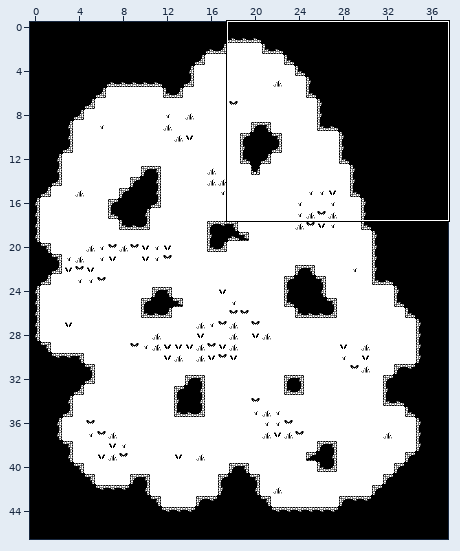
An edit to a level. LDtk project, src/Resources/Levels/world.ldtk. Above: a wide view before the commit, with the close-up outlined.
Close-up. As it was:
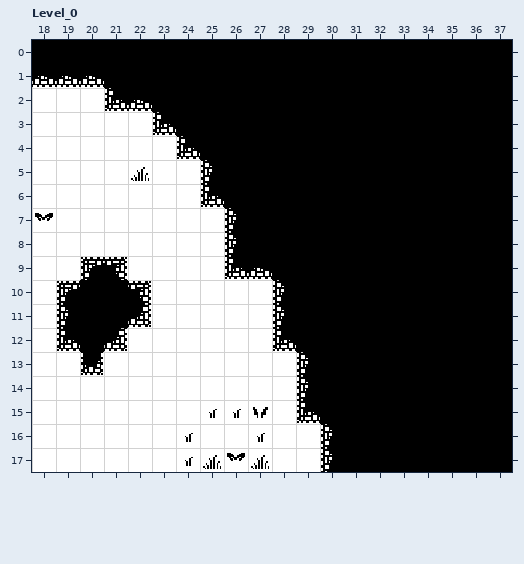
Cells are 16x16 px. Shown: Level_0 x 18..37, y 0..17. The commit also changed other parts of the map, which this record leaves out.
The same view after the edit:
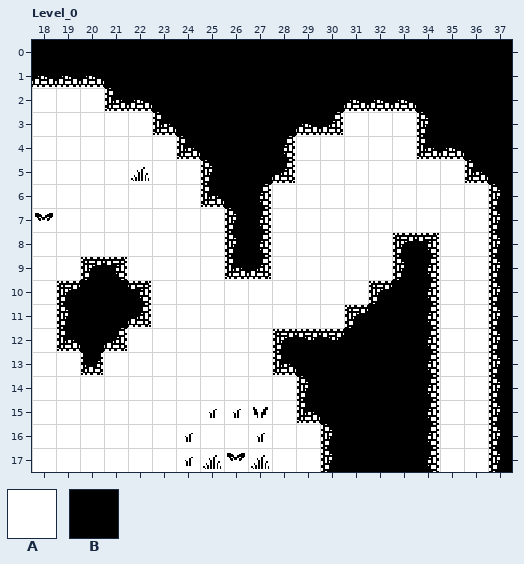
Key: from "Tileset_table_16_16": A 4; from "Walls": B 1.
_ is an empty cell.
The edit:
Layer "Floor":
Tile A is gone in rows 6 to 17 at x 37.
Layer "Walls":
Tile B now appears in row 13 at x 28.
Tile B is gone in row 3 at x 31 to 33; in row 4 at x 29 to 33; in row 5 at x 29 to 35; in rows 6 to 7 at x 28 to 36; in rows 8 to 9 at x 28 to 32 and 35 to 36; in row 10 at x 28 to 31 and 35 to 36.
Tile B is gone in row 11 at x 28 to 30 and 35 to 36; in rows 12 to 17 at x 35 to 36.
